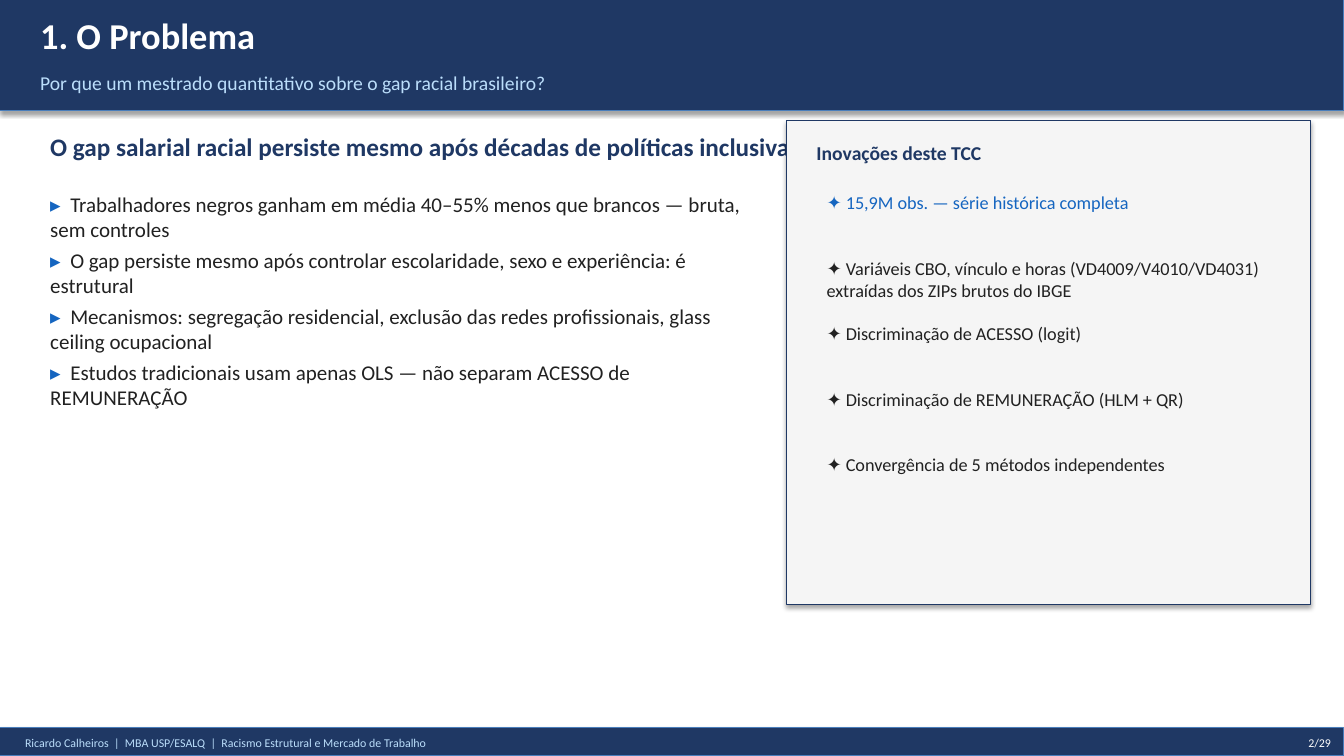
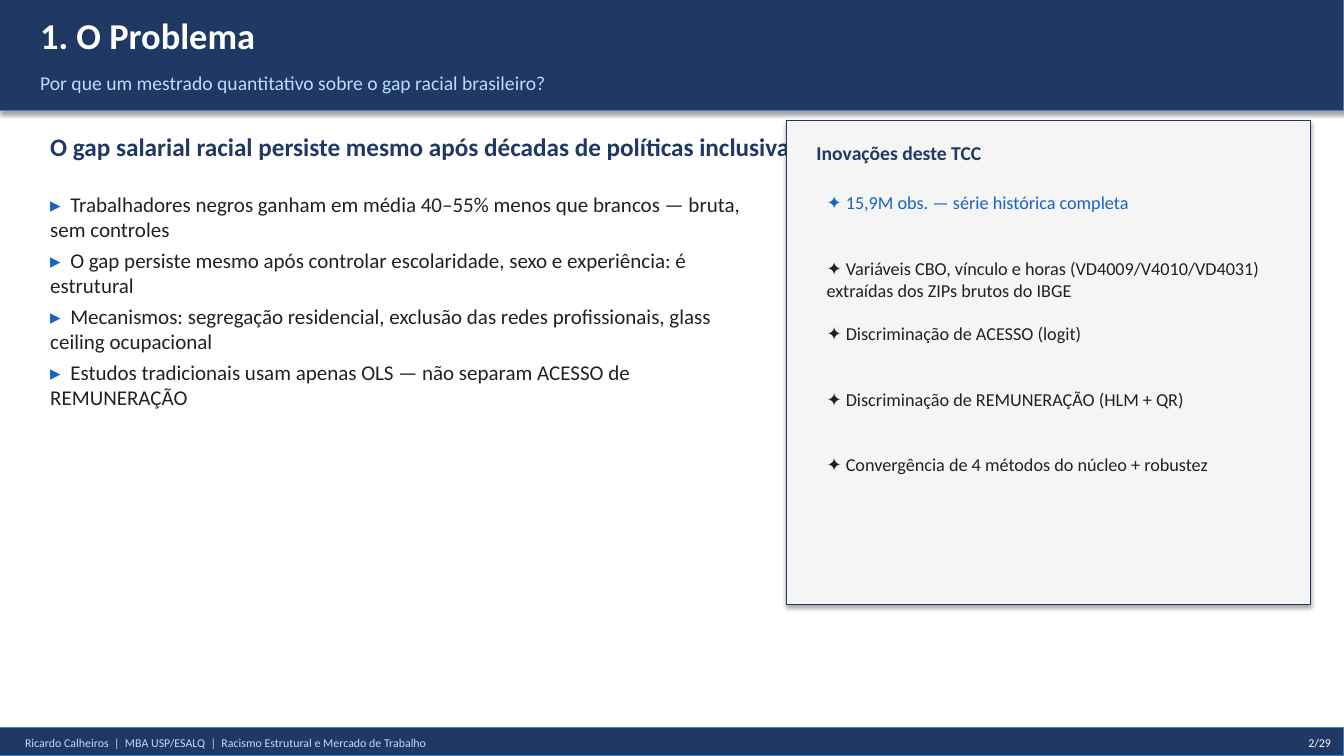
Before and after one commit to rickinrj-ux/ProjetoRacismoPNAD, a slide deck: slide 2 of entregaveis/apresentacao_tcc.pptx. Drawn at 1344x756 pixels with LibreOffice and Linux fonts; fonts in the diff are those of the drawing. Boxes give left, top, right and bottom in pixels: in the first picture for what was removed or moved away, otherwise in the second. Text is boxed around its words. In the diff, an @@ line names an element or a change of style, - is before the commit and + after.

```diff
--- a/entregaveis/apresentacao_tcc.pptx
+++ b/entregaveis/apresentacao_tcc.pptx
@@ text at box(846, 458, 1207, 474): text changed @@
-✦ Convergência de 5 métodos independentes
+✦ Convergência de 4 métodos do núcleo + robustez
```
Also in this commit, not shown: 4 other slides changed, 10 slides removed, 4 other files.
